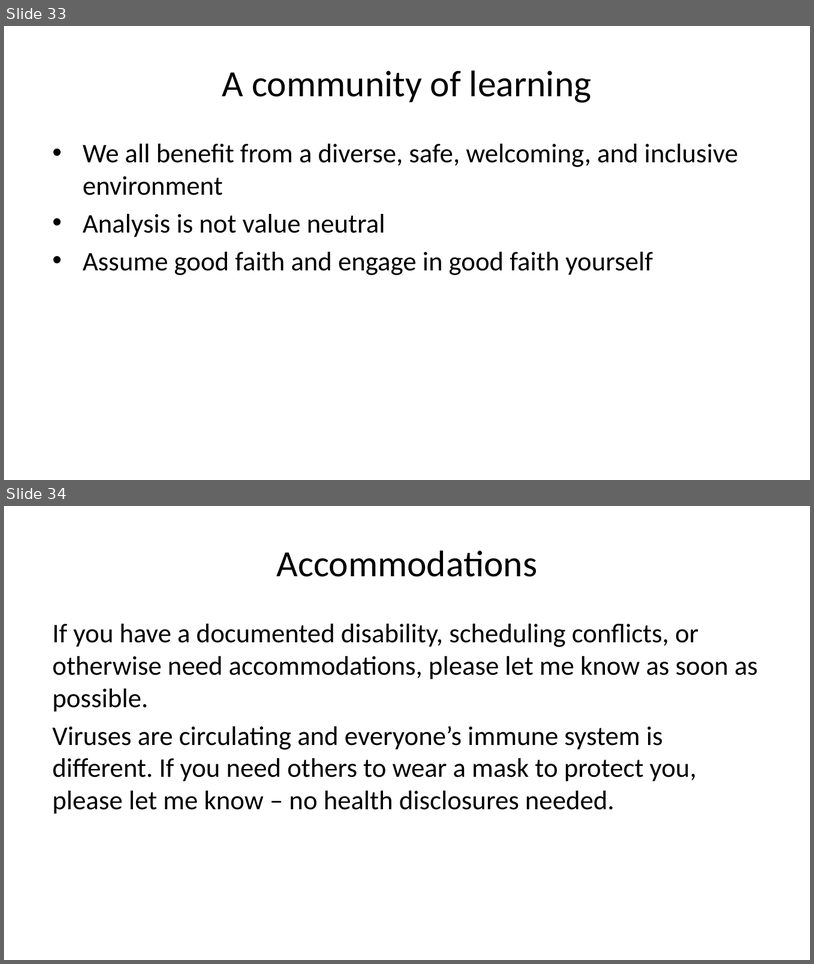
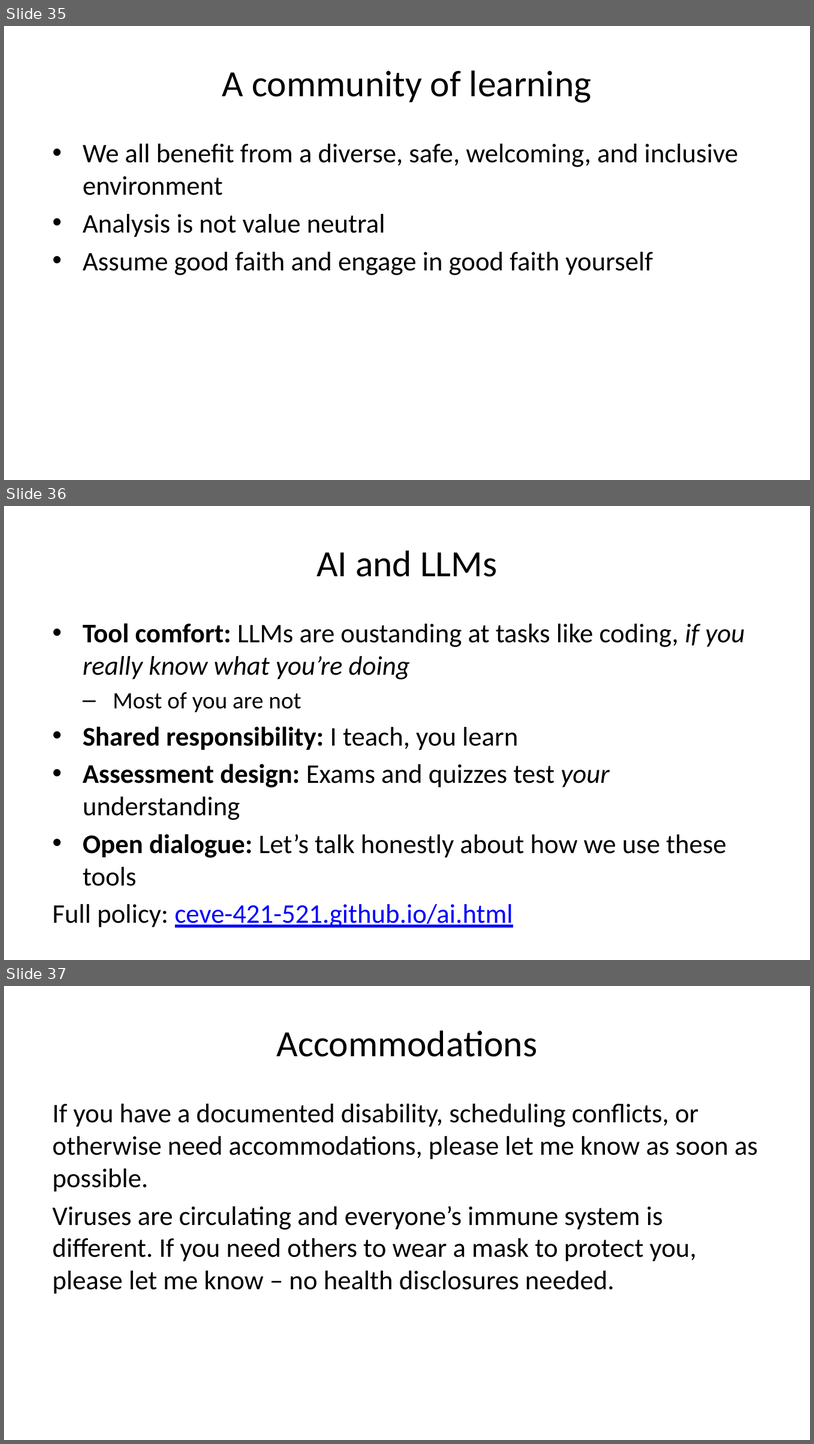
Before and after one commit to CEVE-421-521/ceve-421-521.github.io, a slide deck: lectures/week-01/index.pptx. Shown one above the other, each under a label of ours: slides 33 and 34 before the commit, slides 35, 36 and 37 after it. The pictures are 814x964 and 814x1444 pixels, drawn with LibreOffice and Linux fonts; fonts in the diff are those of the drawing. Boxes give left, top, right and bottom in pixels: in the first picture for what was removed or moved away, otherwise in the second. Text is boxed around its words. In the diff, an @@ line names an element or a change of style, - is before the commit and + after.

```diff
--- a/lectures/week-01/index.pptx
+++ b/lectures/week-01/index.pptx
@@ slide 36 added at (x1=4, y1=506, x2=810, y2=960), background #FFFFFF @@
@@ title added at (x1=317, y1=550, x2=497, y2=577), 33 pt, text #000000 @@
+AI and LLMs
@@ text added at (x1=53, y1=623, x2=745, y2=927), 24 pt, text #000000 @@
+• Tool comfort: LLMs are oustanding at tasks like coding, if you really know what you’re doing
+  – Most of you are not
+• Shared responsibility: I teach, you learn
+• Assessment design: Exams and quizzes test your understanding
+• Open dialogue: Let’s talk honestly about how we use these tools
+Full policy: ceve-421-521.github.io/ai.html
@@ what was slide 33 is now slide 35 @@
@@ what was slide 34 is now slide 37 @@
```
Also in this commit, not shown: 8 slides changed, 4 other slides added, 6 slides removed, 54 other files.
